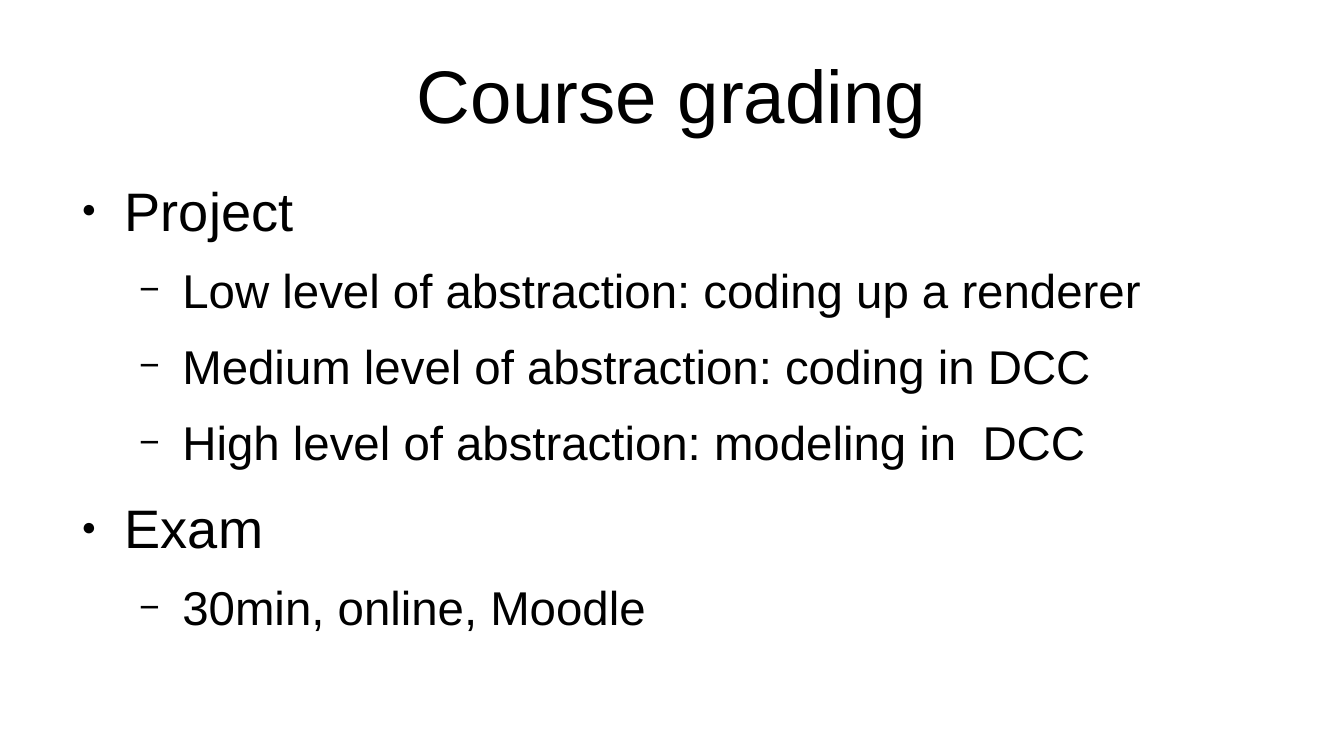
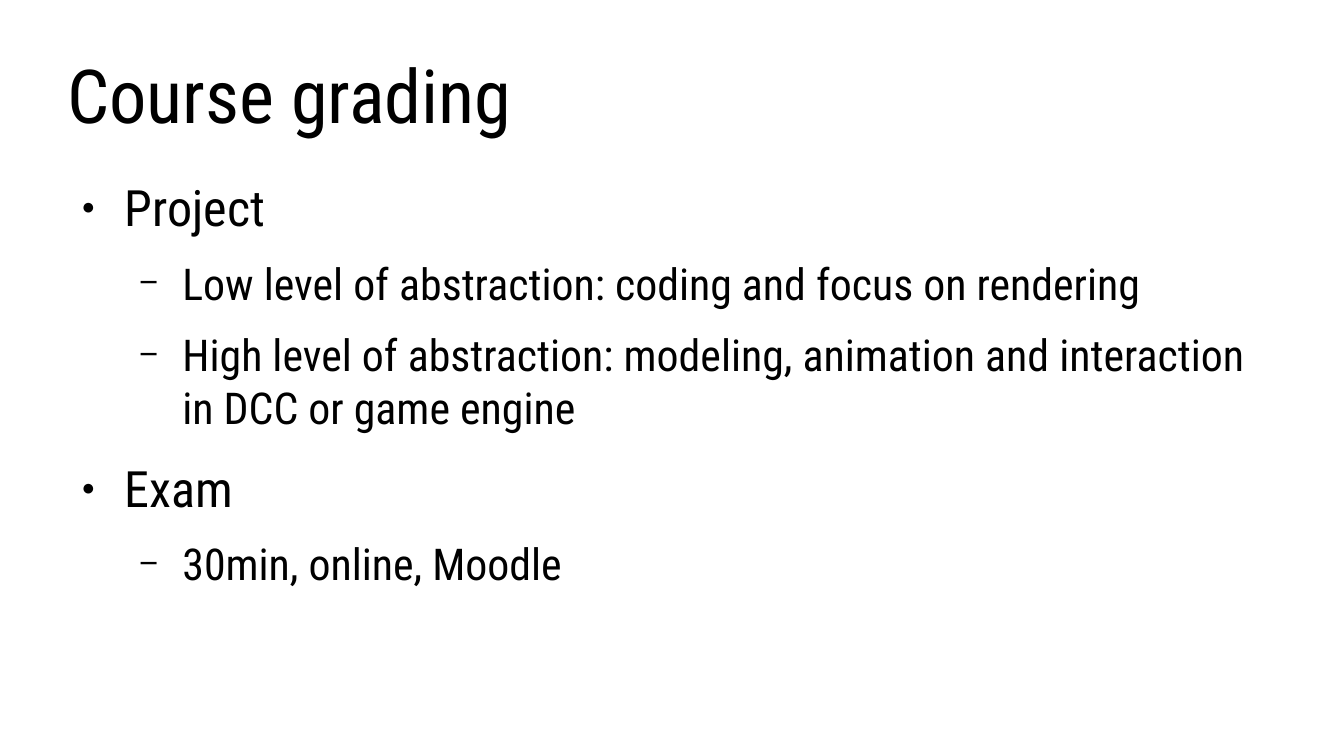
Before and after one commit to lorentzo/IntroductionToComputerGraphics, a slide deck: slide 9 of lectures/1_introduction/introduction.odp (slide 8 before the commit). Drawn at 1344x756 pixels with LibreOffice and Linux fonts; fonts in the diff are those of the drawing. Boxes give left, top, right and bottom in pixels: in the first picture for what was removed or moved away, otherwise in the second. Text is boxed around its words. In the diff, an @@ line names an element or a change of style, - is before the commit and + after.

```diff
--- a/lectures/1_introduction/introduction.odp
+++ b/lectures/1_introduction/introduction.odp
@@ title "Course grading" at bbox=[67, 67, 511, 139]: font Arial to Roboto Condensed; alignment centre to left @@
@@ text at bbox=[125, 190, 561, 586]: size 32 to 29.6 pt in "Project", "Exam"; font Arial to Roboto Condensed in "Project", "Exam", "30min, online, Moodle"; size 28 to 25.9 pt in "30min, online, Moodle" @@
@@ text at bbox=[182, 266, 1244, 433]: text changed; size 28 to 25.9 pt; font Arial to Roboto Condensed @@
-  − Low level of abstraction: coding up a renderer
-  − Medium level of abstraction: coding in DCC
-  − High level of abstraction: modeling in DCC
+  − Low level of abstraction: coding and focus on rendering
+  − High level of abstraction: modeling, animation and interaction in DCC or game engine
```
Also in this commit, not shown: 3 other slides changed, 4 slides added, 2 slides removed, 7 other files.
